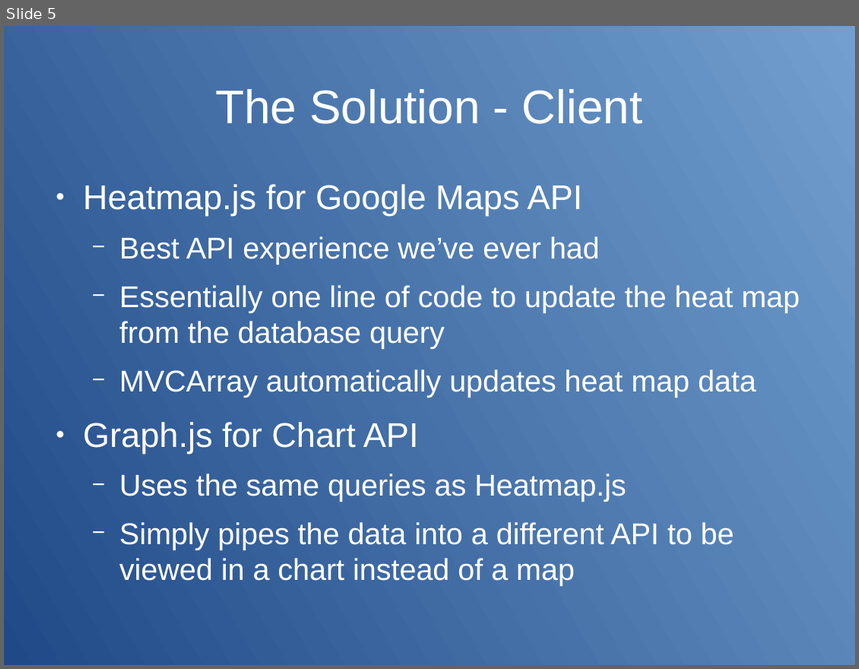
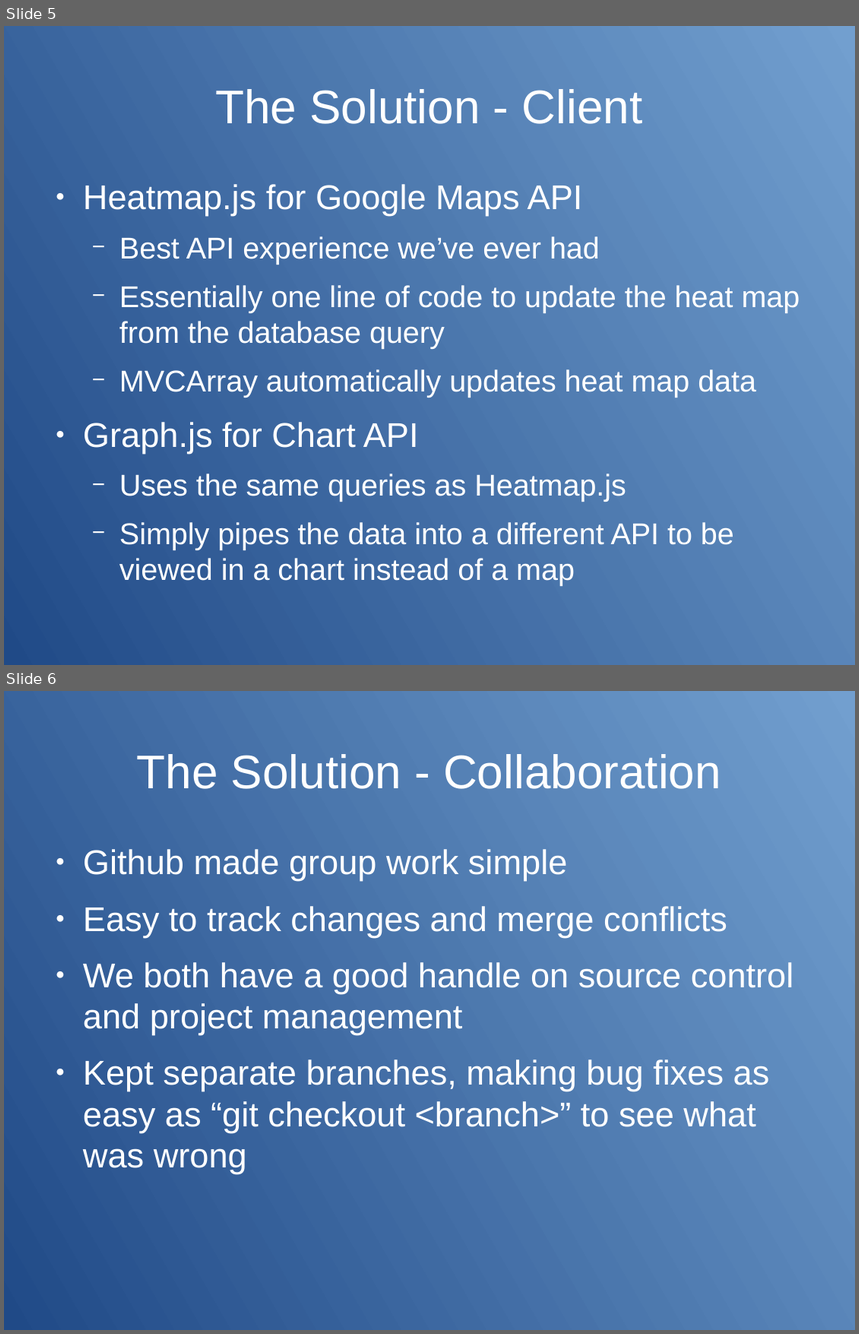
Before and after one commit to Joelasaur/UP-Trail-Networks, a slide deck: docs/presentation.odp. Shown one above the other, each under a label of ours: slide 5 before the commit, slides 5 and 6 after it. The pictures are 859x669 and 859x1334 pixels, drawn with LibreOffice and Linux fonts; fonts in the diff are those of the drawing. Boxes give left, top, right and bottom in pixels: in the first picture for what was removed or moved away, otherwise in the second. Text is boxed around its words. In the diff, an @@ line names an element or a change of style, - is before the commit and + after.

Commit message:
Edited final presentation

```diff
--- a/docs/presentation.odp
+++ b/docs/presentation.odp
@@ slide 6 added at box(4, 691, 855, 1330), background gradient #729FCF to #204A87 @@
@@ title added at box(137, 754, 721, 789), 44 pt, text #FFFFFF @@
+The Solution - Collaboration
@@ text added at box(83, 849, 794, 1174), 32 pt, text #FFFFFF @@
+● Github made group work simple
+● Easy to track changes and merge conflicts
+● We both have a good handle on source control and project management
+● Kept separate branches, making bug fixes as easy as “git checkout <branch>” to see what was wrong
```
Also in this commit, not shown: 1 other file.
